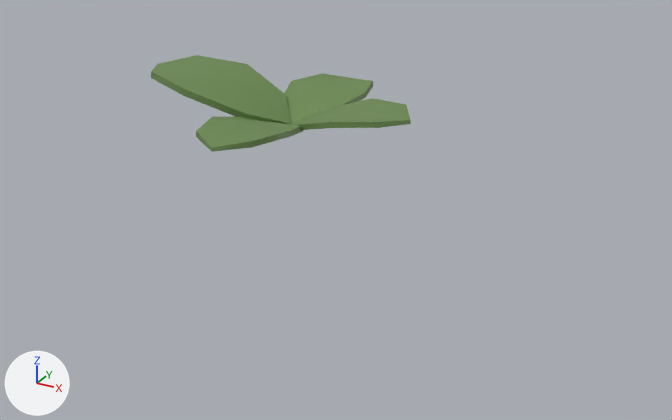
The Blender file Primeira_Sala/Estufa_Objetos.blend: old version first, new version second.
Before and after are seen from a camera (50 mm lens) standing at (1.48, -2.39, 0.94) and looking at (0.14, 0.04, -0.27). Every picture has the same lights, and +X, +Y and +Z are marked at lower left. The same objects are shown in both versions, whatever each file hides.
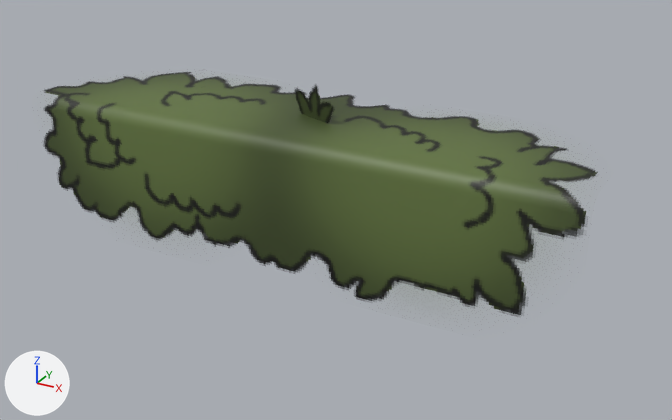
Where the newer file only moved an object's origin or applied its transform, the numbers keep the older frame.

Changed parts and their boxes [x1, y1, x2, y2] in the pictures (672 x 420 px):
'Moss_01', added (green): after [43, 72, 598, 315]
'Plane', reshaped, moved, turned, rescaled: before [151, 55, 411, 152]; after [295, 85, 334, 124]
part 1 of me_plane_001, cut back: before [151, 55, 411, 152]; after [295, 85, 334, 124]

Edits to the bpy script that builds the scene:
```text
Change me_plane_001:
    used by ob_plane; location = (0.0, 0.0, 0.0)
    remove me_plane_001.from_pydata(...)  # 116 vertices, 112 faces; spans x -0.523..0.414, y -0.42..0.439, z 0.001..0.151
    remove me_plane_001.materials.append(mat_grass)  # green #6c8b4f
    add me_plane_001.from_pydata(...)  # 4 vertices, 1 face; spans x -0.228..0.243, y -0.001..0.264, z 0.0
    me_plane_001 part 1: the whole mesh is rebuilt
    me_plane_001 part 2: the surface is now shaded flat
    add me_plane_001.materials.append(mat_atlas_plantas)  # picture img_atlas_plantas_png
Add me_moss_01:
    me_moss_01.from_pydata(...)  # 10 vertices, 4 faces; spans x -1.01..0.99, y -0.12..0.43, z -0.5..0.0
    me_moss_01.polygons.foreach_set('use_smooth', [True] * 4)
    me_moss_01.materials.append(mat_atlas_plantas)  # picture img_atlas_plantas_png
Change ob_plane:
    ob_plane.location: (0.0, 0.0, 0.0) -> (0.024, 0.11, 0.0)
    ob_plane.rotation_euler: (0.0, 0.0, 0.0) -> (1.571, 0.0, -3.514)  # degrees (0, 0, 0) -> degrees (90, 0, -201)
    ob_plane.scale: (1.0, 1.0, 1.0) -> (0.457, 0.457, 0.457)
Add ob_moss_01:
    ob_moss_01 = bpy.data.objects.new('Moss_01', me_moss_01)
    ob_moss_01.location = (0.0, 0.0, 0.0)
```
